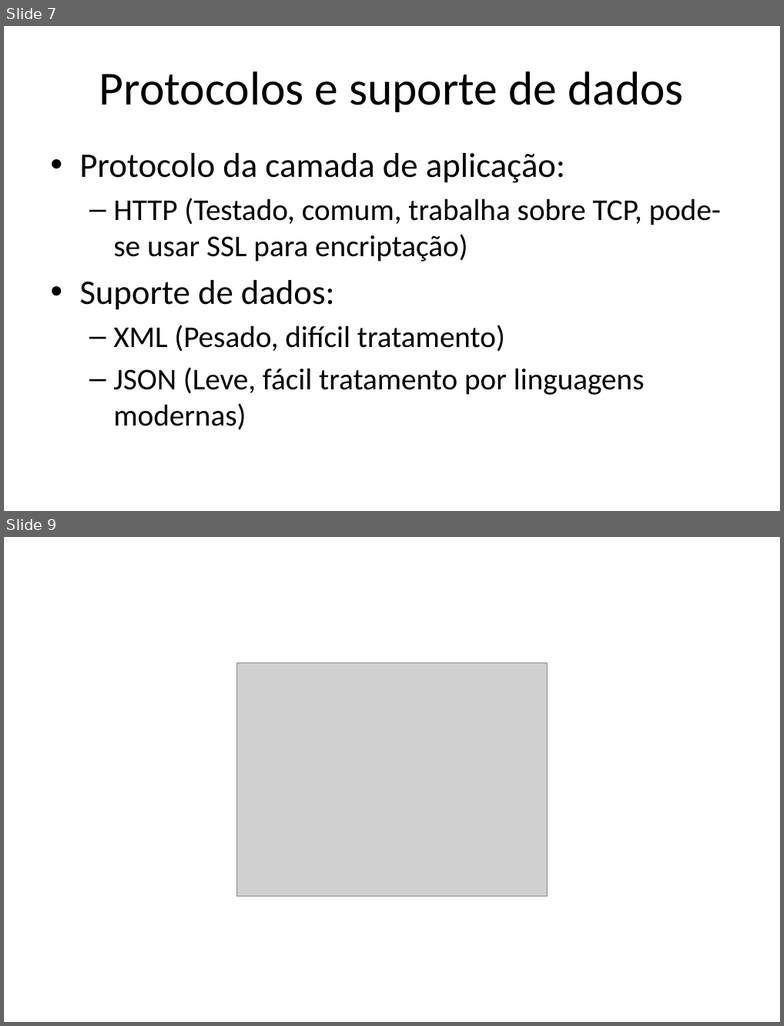
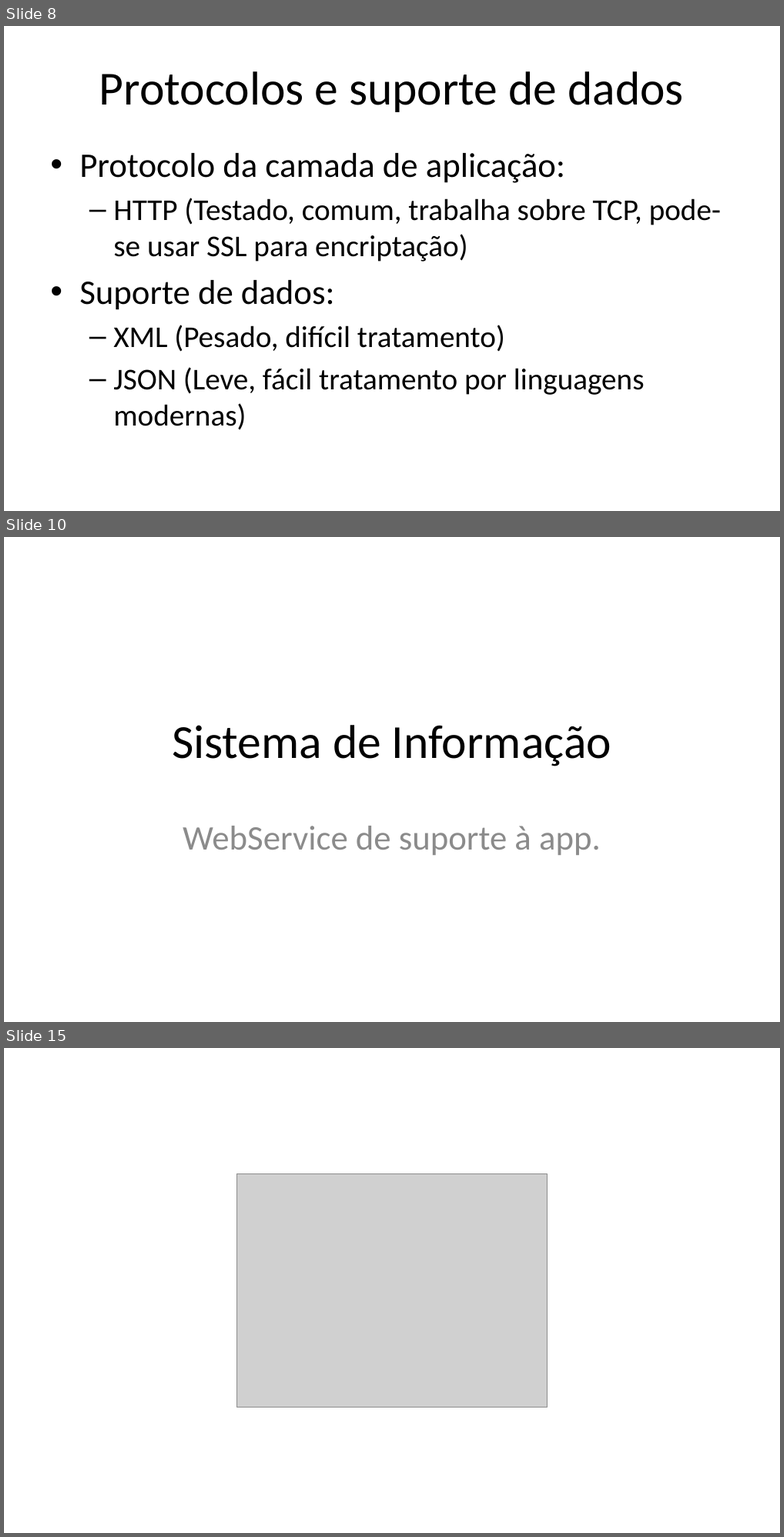
Before and after one commit to iptomar/letrinhas_si, a slide deck: Apresentacoes/v01.pptx. Shown one above the other, each under a label of ours: slides 7 and 9 before the commit, slides 8, 10 and 15 after it; the slides between them are not shown. The pictures are 784x1026 and 784x1537 pixels, drawn with LibreOffice and Linux fonts; fonts in the diff are those of the drawing; grey boxes stand for pictures; background and template pictures are left out. Boxes give left, top, right and bottom in pixels: in the first picture for what was removed or moved away, otherwise in the second. Text is boxed around its words. In the diff, an @@ line names an element or a change of style, - is before the commit and + after.

```diff
--- a/Apresentacoes/v01.pptx
+++ b/Apresentacoes/v01.pptx
@@ slide 10 added at (4, 537, 780, 1022), background #FFFFFF @@
@@ title added at (172, 725, 612, 766), 44 pt, text #000000 @@
+Sistema de Informação
@@ subtitle added at (183, 826, 601, 855), 32 pt, text #8C8C8C @@
+WebService de suporte à app.
@@ what was slide 7 is now slide 8 @@
@@ what was slide 9 is now slide 15 @@
```
Also in this commit, not shown: 3 slides changed, 6 other slides added, 6 other files.
